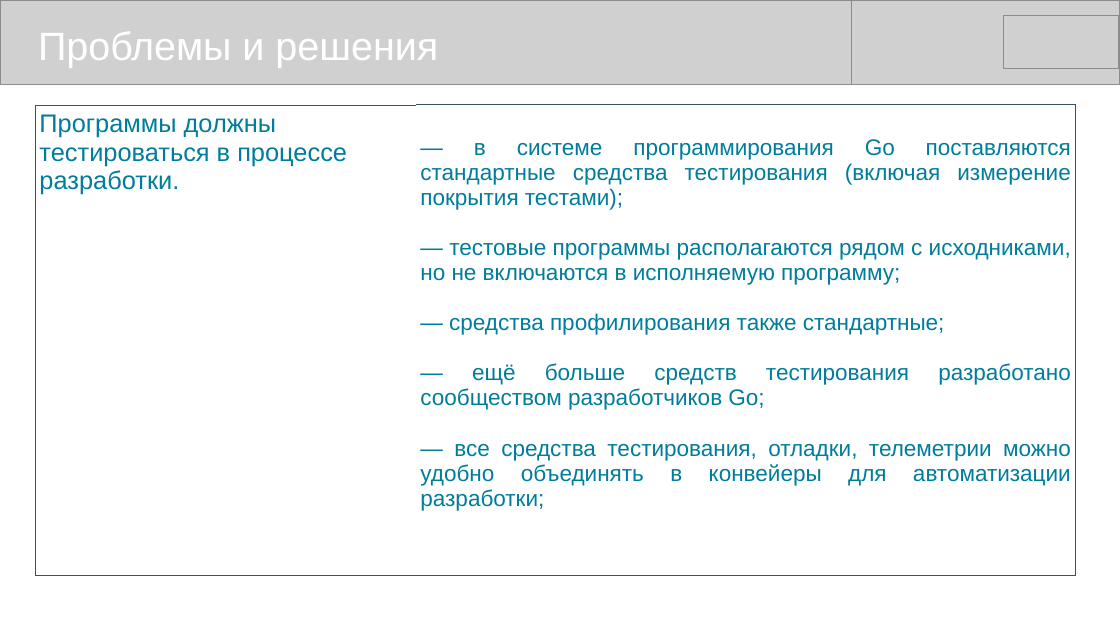
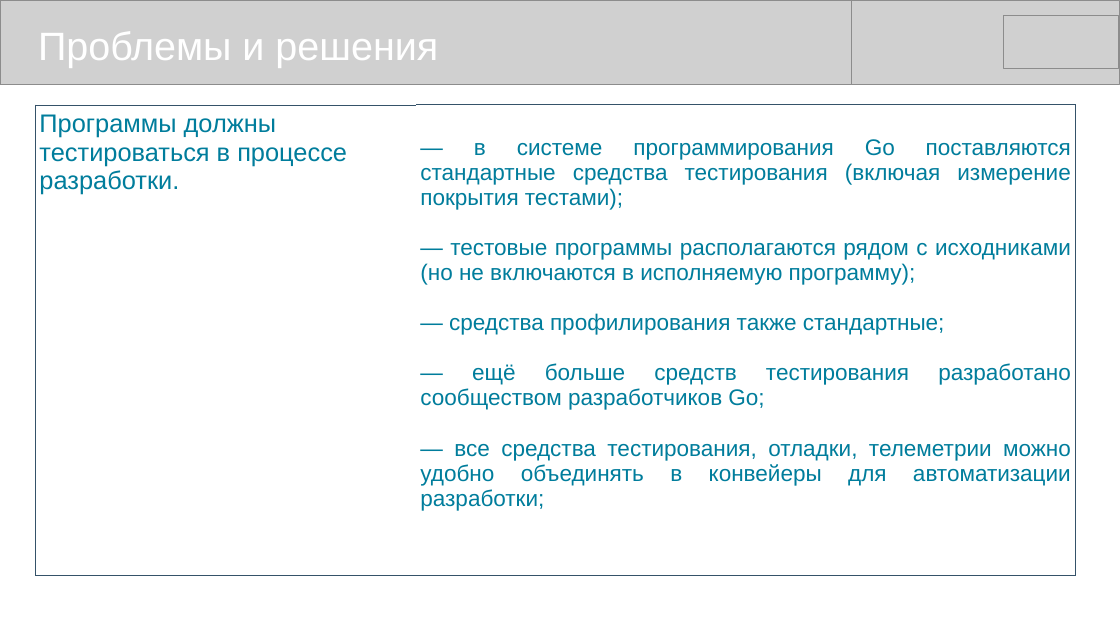
Before and after one commit to mike-shock/Go_language, a slide deck: slide 14 of view/Go_View.odp. Drawn at 1120x630 pixels with LibreOffice and Linux fonts; fonts in the diff are those of the drawing; grey boxes stand for pictures. Boxes give left, top, right and bottom in pixels: in the first picture for what was removed or moved away, otherwise in the second. Text is boxed around its words. In the diff, an @@ line names an element or a change of style, - is before the commit and + after.

```diff
--- a/view/Go_View.odp
+++ b/view/Go_View.odp
@@ table at <box>36,105,1076,540</box> @@
-row 1, column 2: — в системе программирования Go поставляются стандартные средства тестирования (включая измерение покрытия тестами); / — тестовые программы располагаются рядом с исходниками, но не включаются в исполняемую программу; / — средства профилирования также стандартные; / — ещё больше средств тестирования разработано сообществом разработчиков Go; / — все средства тестирования, отладки, телеметрии можно удобно объединять в конвейеры для автоматизации разработки;
+row 1, column 2: — в системе программирования Go поставляются стандартные средства тестирования (включая измерение покрытия тестами); / — тестовые программы располагаются рядом с исходниками (но не включаются в исполняемую программу); / — средства профилирования также стандартные; / — ещё больше средств тестирования разработано сообществом разработчиков Go; / — все средства тестирования, отладки, телеметрии можно удобно объединять в конвейеры для автоматизации разработки;
```
Also in this commit, not shown: 7 other slides changed, 2 other files.
